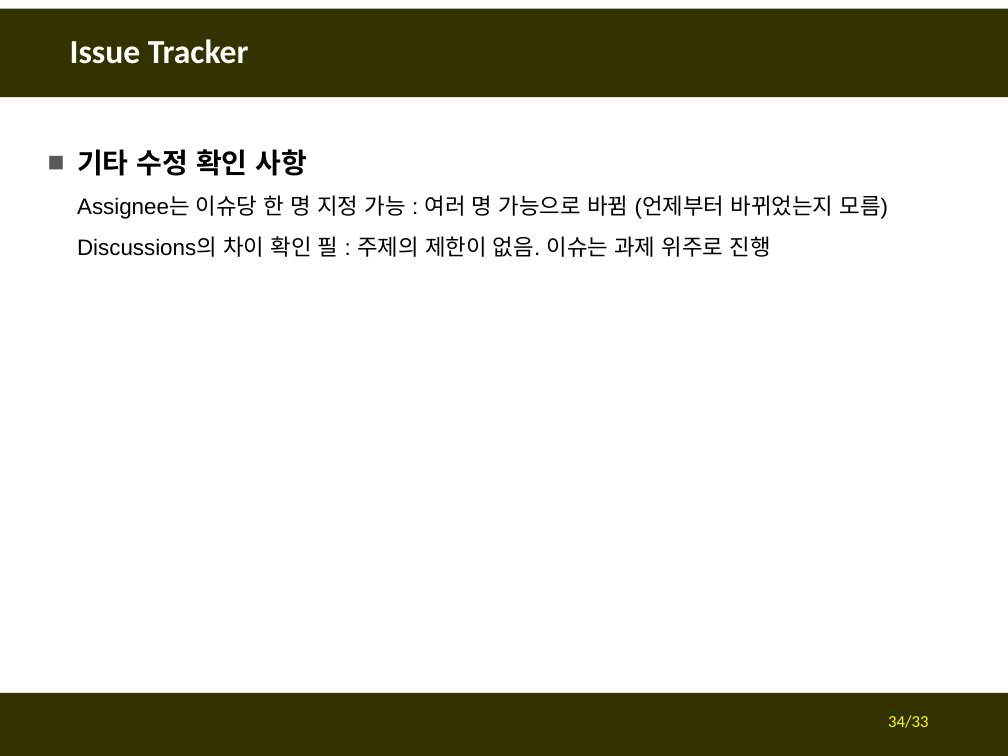
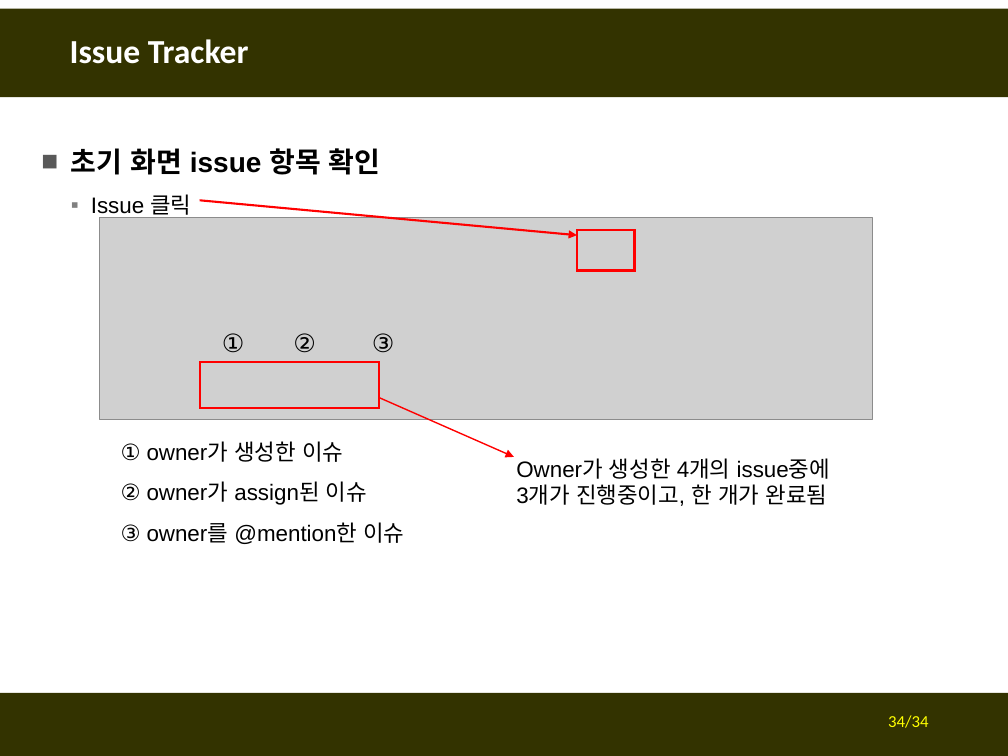
Before and after one commit to fasthill/github-lecture, a slide deck: slide 34 of git및github첫걸음7-issuetracker.pptx. Drawn at 1008x756 pixels with LibreOffice and Linux fonts; fonts in the diff are those of the drawing; grey boxes stand for pictures. Boxes give left, top, right and bottom in pixels: in the first picture for what was removed or moved away, otherwise in the second. Text is boxed around its words. In the diff, an @@ line names an element or a change of style, - is before the commit and + after.

```diff
--- a/git및github첫걸음7-issuetracker.pptx
+++ b/git및github첫걸음7-issuetracker.pptx
@@ text at (x1=71, y1=148, x2=404, y2=544): text changed @@
-■ 기타 수정 확인 사항
-  Assignee는 이슈당 한 명 지정 가능 : 여러 명 가능으로 바뀜 (언제부터 바뀌었는지 모름)
-  Discussions의 차이 확인 필 : 주제의 제한이 없음. 이슈는 과제 위주로 진행
+■ 초기 화면 issue 항목 확인
+  ▪ Issue 클릭
+  ① owner가 생성한 이슈
+  ② owner가 assign된 이슈
+  ③ owner를 @mention한 이슈
@@ arrow added from (200, 201) to (577, 235), #FF0000 1.5 pt @@
@@ picture added at (x1=100, y1=218, x2=873, y2=419) @@
@@ rectangle added at (x1=577, y1=230, x2=634, y2=270), outline #FF0000 2 pt @@
@@ text added at (x1=222, y1=333, x2=395, y2=353), 18 pt, text #000000 @@
+  ① ② ③
@@ rectangle added at (x1=200, y1=362, x2=379, y2=408), outline #FF0000 1.5 pt @@
@@ arrow added from (379, 397) to (514, 457), #FF0000 1 pt @@
@@ text added at (x1=516, y1=458, x2=830, y2=506), 16 pt, text #000000 @@
+Owner가 생성한 4개의 issue중에
+3개가 진행중이고, 한 개가 완료됨
@@ page number at (x1=888, y1=715, x2=928, y2=728): text changed @@
-34/33
+34/34
```
Also in this commit, not shown: 3 other slides changed.
